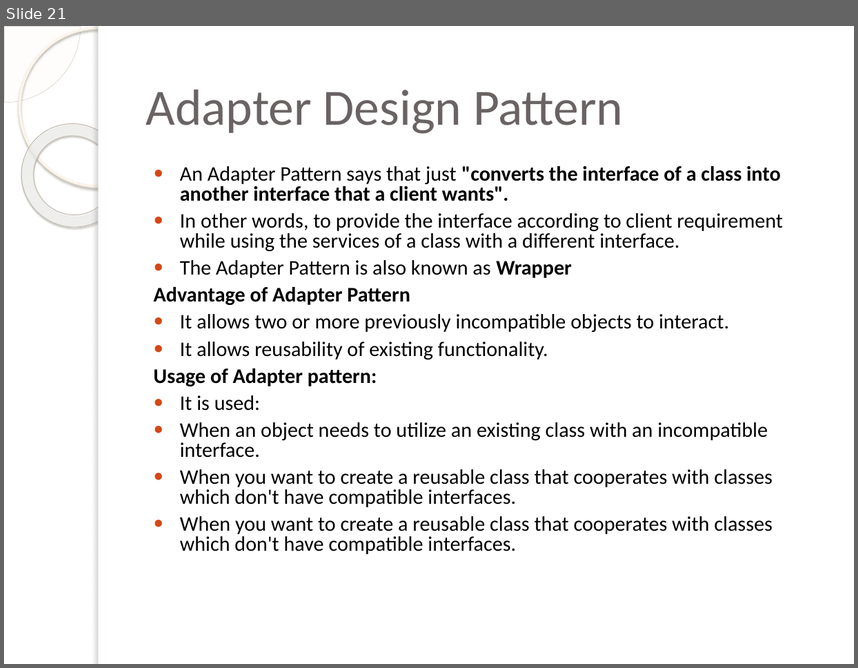
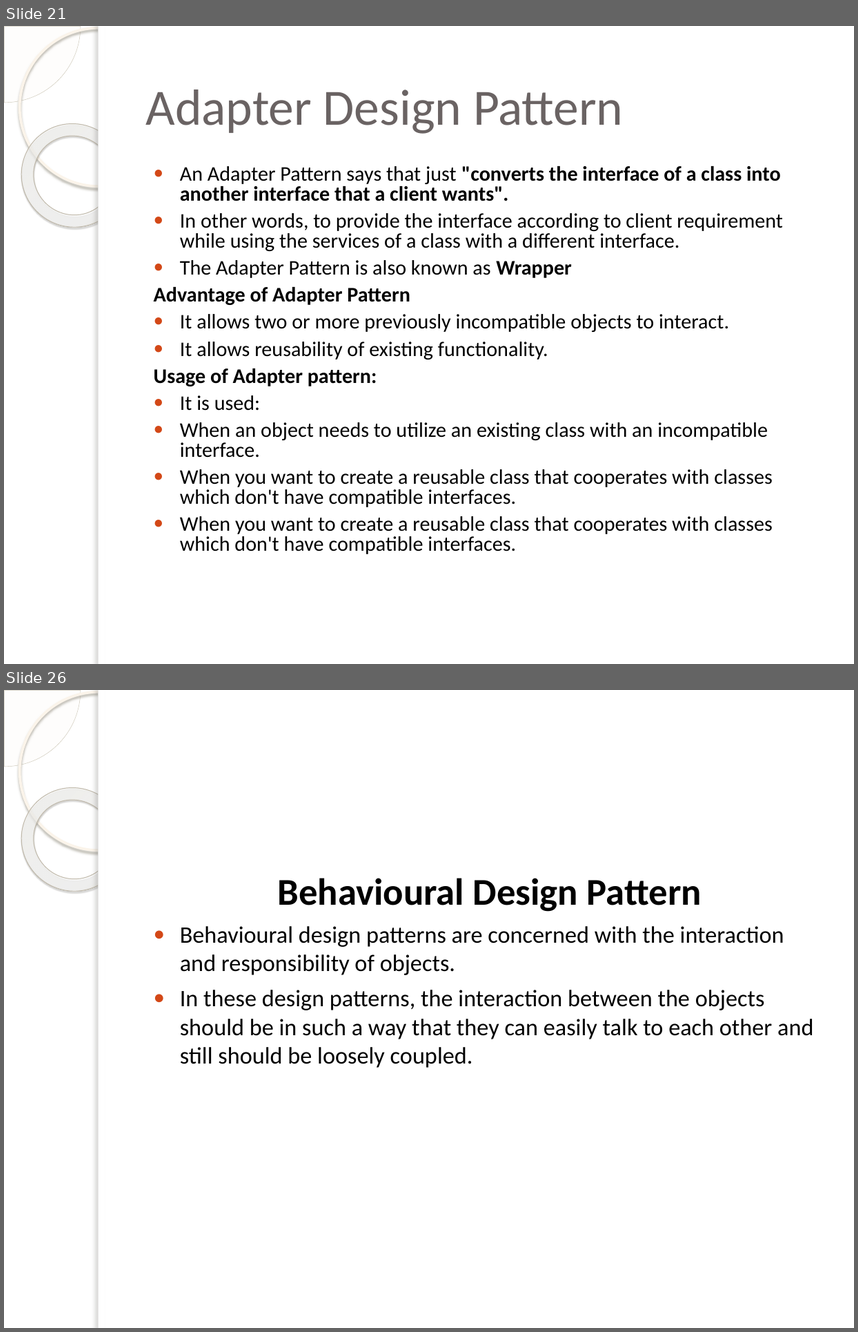
Before and after one commit to pratyusbharimalla/designpattern, a slide deck: design pattern.pptx. Shown one above the other, each under a label of ours: slide 21 before the commit, slides 21 and 26 after it; the slides between them are not shown. The pictures are 858x668 and 858x1332 pixels, drawn with LibreOffice and Linux fonts; fonts in the diff are those of the drawing; background and template pictures are left out. Boxes give left, top, right and bottom in pixels: in the first picture for what was removed or moved away, otherwise in the second. Text is boxed around its words. In the diff, an @@ line names an element or a change of style, - is before the commit and + after.

Commit message:
design pattern update

```diff
--- a/design pattern.pptx
+++ b/design pattern.pptx
@@ slide 26 added at [4, 690, 854, 1328], background picture (left out); not listed: 5 template elements that a slide beside it also shows @@
@@ text added at [180, 878, 813, 1067], 20 pt, text #000000 @@
+Behavioural Design Pattern
+● Behavioural design patterns are concerned with the interaction and responsibility of objects.
+● In these design patterns, the interaction between the objects should be in such a way that they can easily talk to each other and still should be loosely coupled.
```
Also in this commit, not shown: 4 slides changed, 11 other slides added, 1 slide removed.
